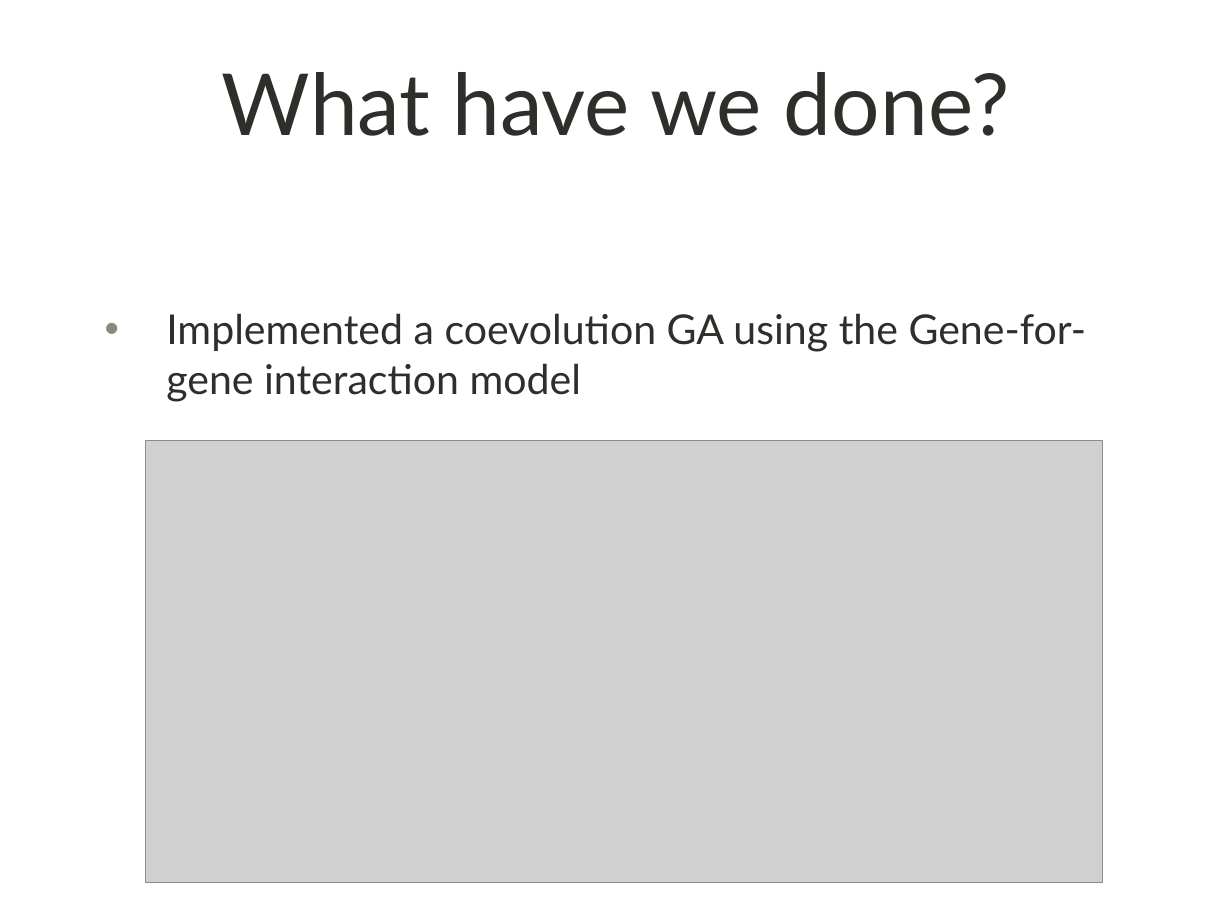
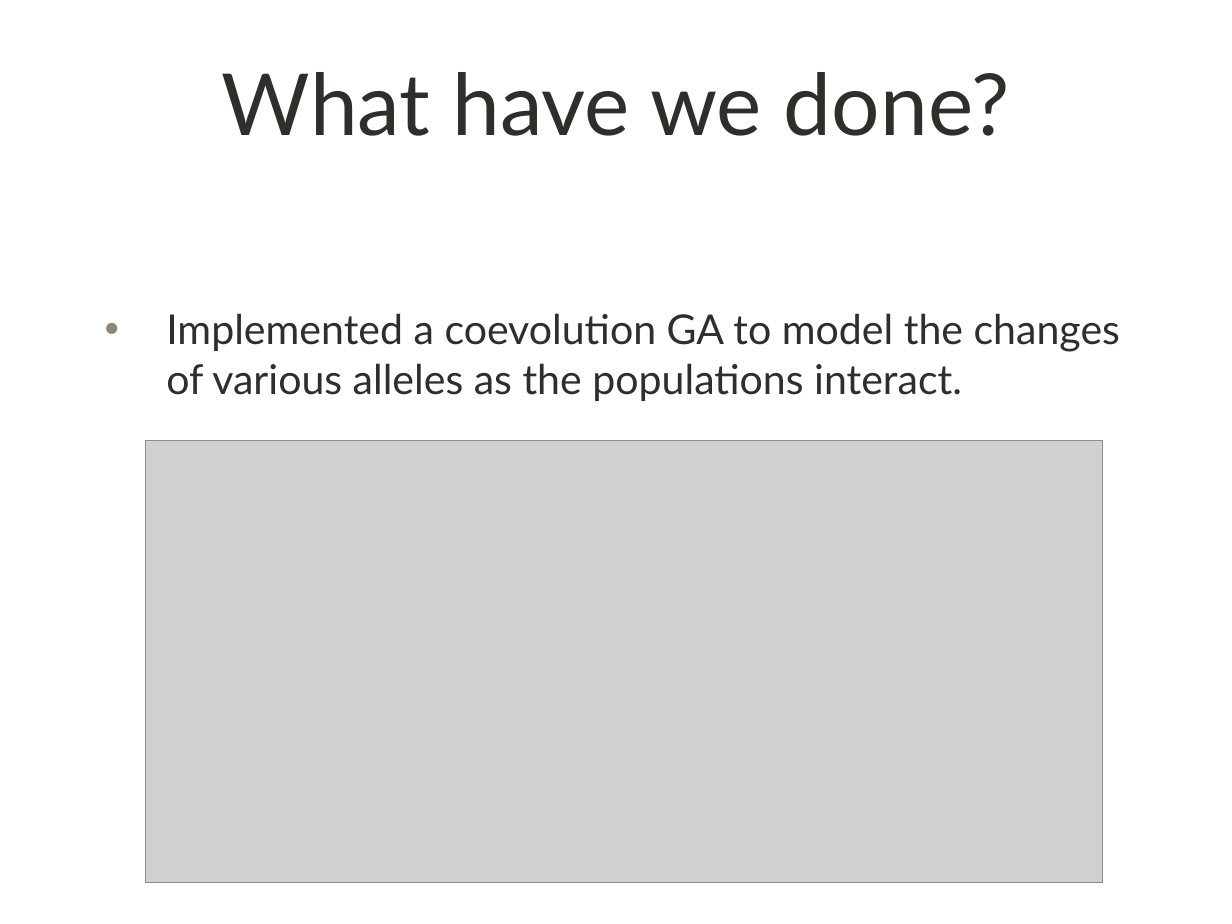
Before and after one commit to shankl/EvoComp_FinalProject, a slide deck: slide 9 of presentation.pptx. Drawn at 1232x924 pixels with LibreOffice and Linux fonts; fonts in the diff are those of the drawing; grey boxes stand for pictures; background and template pictures are left out. Boxes give left, top, right and bottom in pixels: in the first picture for what was removed or moved away, otherwise in the second. Text is boxed around its words. In the diff, an @@ line names an element or a change of style, - is before the commit and + after.

Commit message:
some powerpoint stuff

```diff
--- a/presentation.pptx
+++ b/presentation.pptx
@@ text at [166,313,1120,401]: text changed @@
-• Implemented a coevolution GA using the Gene-for-gene interaction model
+• Implemented a coevolution GA to model the changes of various alleles as the populations interact.
```
Also in this commit, not shown: 5 other slides changed, 4 slides added, 2 other files.
